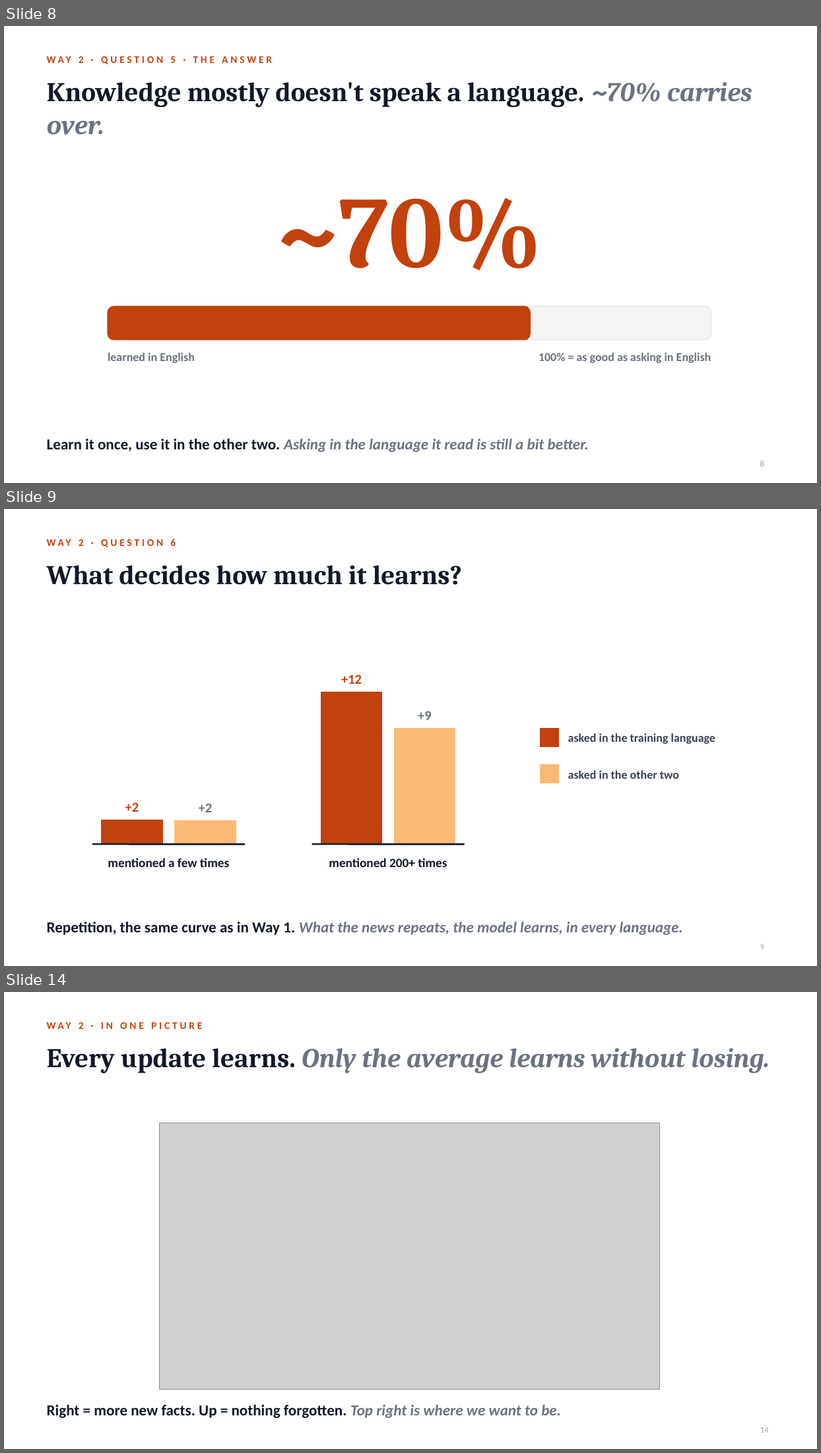
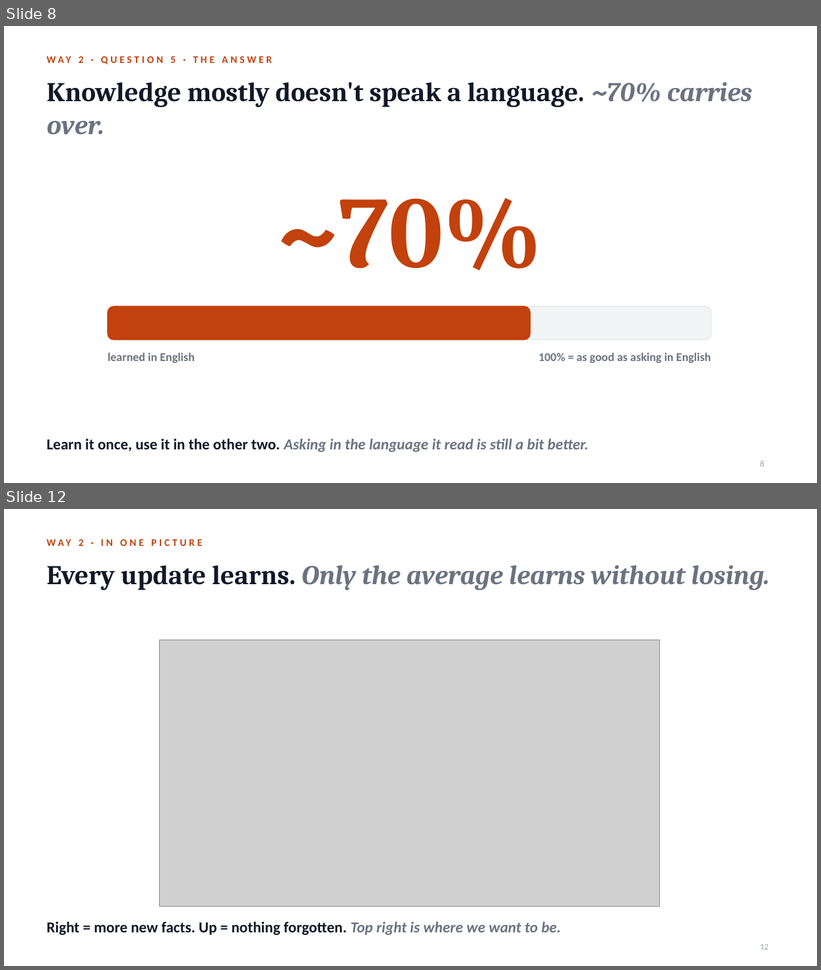
Before and after one commit to notagit3650/Claude_expo_repo_36501, a slide deck: slides/Retrain_or_teach.pptx. Shown one above the other, each under a label of ours: slides 8, 9 and 14 before the commit, slides 8 and 12 after it; the slides between them are not shown. The pictures are 821x1453 and 821x970 pixels, drawn with LibreOffice and Linux fonts; fonts in the diff are those of the drawing; grey boxes stand for pictures. Boxes give left, top, right and bottom in pixels: in the first picture for what was removed or moved away, otherwise in the second. Text is boxed around its words. In the diff, an @@ line names an element or a change of style, - is before the commit and + after.

```diff
--- a/slides/Retrain_or_teach.pptx
+++ b/slides/Retrain_or_teach.pptx
@@ slide 9 removed at bbox=[4, 509, 817, 966], background #FFFFFF @@
@@ text removed at bbox=[47, 539, 176, 546] @@
-WAY 2 · QUESTION 6
@@ title removed at bbox=[47, 565, 463, 585] @@
-What decides how much it learns?
@@ text removed at bbox=[341, 675, 362, 684] @@
-+12
@@ rectangle removed at bbox=[321, 692, 382, 844] @@
@@ text removed at bbox=[418, 711, 432, 720] @@
-+9
@@ rectangle removed at bbox=[395, 729, 455, 844] @@
@@ rectangle removed at bbox=[541, 729, 559, 747] @@
@@ text removed at bbox=[568, 733, 715, 744] @@
-asked in the training language
@@ rectangle removed at bbox=[541, 765, 559, 784] @@
@@ text removed at bbox=[568, 770, 679, 779] @@
-asked in the other two
@@ text removed at bbox=[125, 803, 139, 812] @@
-+2
@@ text removed at bbox=[199, 803, 213, 813] @@
-+2
@@ rectangle removed at bbox=[102, 820, 162, 844] @@
@@ rectangle removed at bbox=[175, 821, 236, 844] @@
@@ line removed from (92, 844) to (245, 844) @@
@@ line removed from (312, 844) to (465, 844) @@
@@ text removed at bbox=[108, 858, 229, 867] @@
-mentioned a few times
@@ text removed at bbox=[329, 858, 447, 867] @@
-mentioned 200+ times
@@ text removed at bbox=[47, 921, 683, 935] @@
-Repetition, the same curve as in Way 1. What the news repeats, the model learns, in every language.
@@ page number removed at bbox=[760, 945, 764, 950] @@
-9
@@ what was slide 14 is now slide 12 @@
@@ page number at bbox=[760, 945, 769, 950]: text changed @@
-14
+12
```
Also in this commit, not shown: 8 slides changed, 1 other slide removed, 2 other files.
